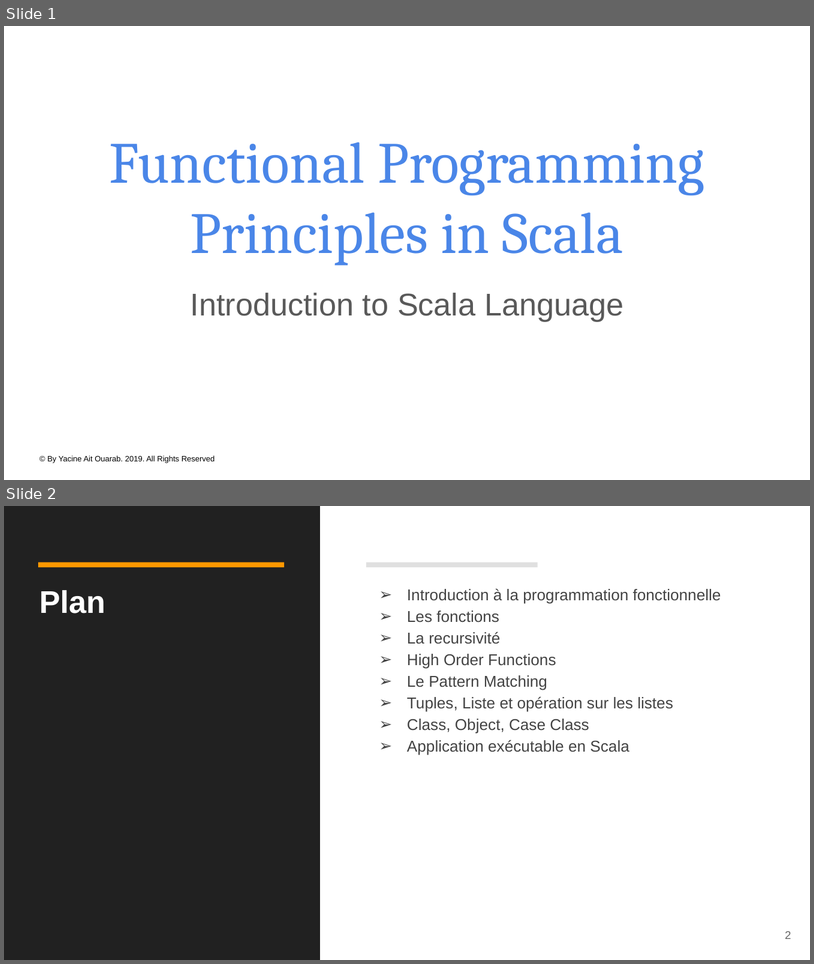
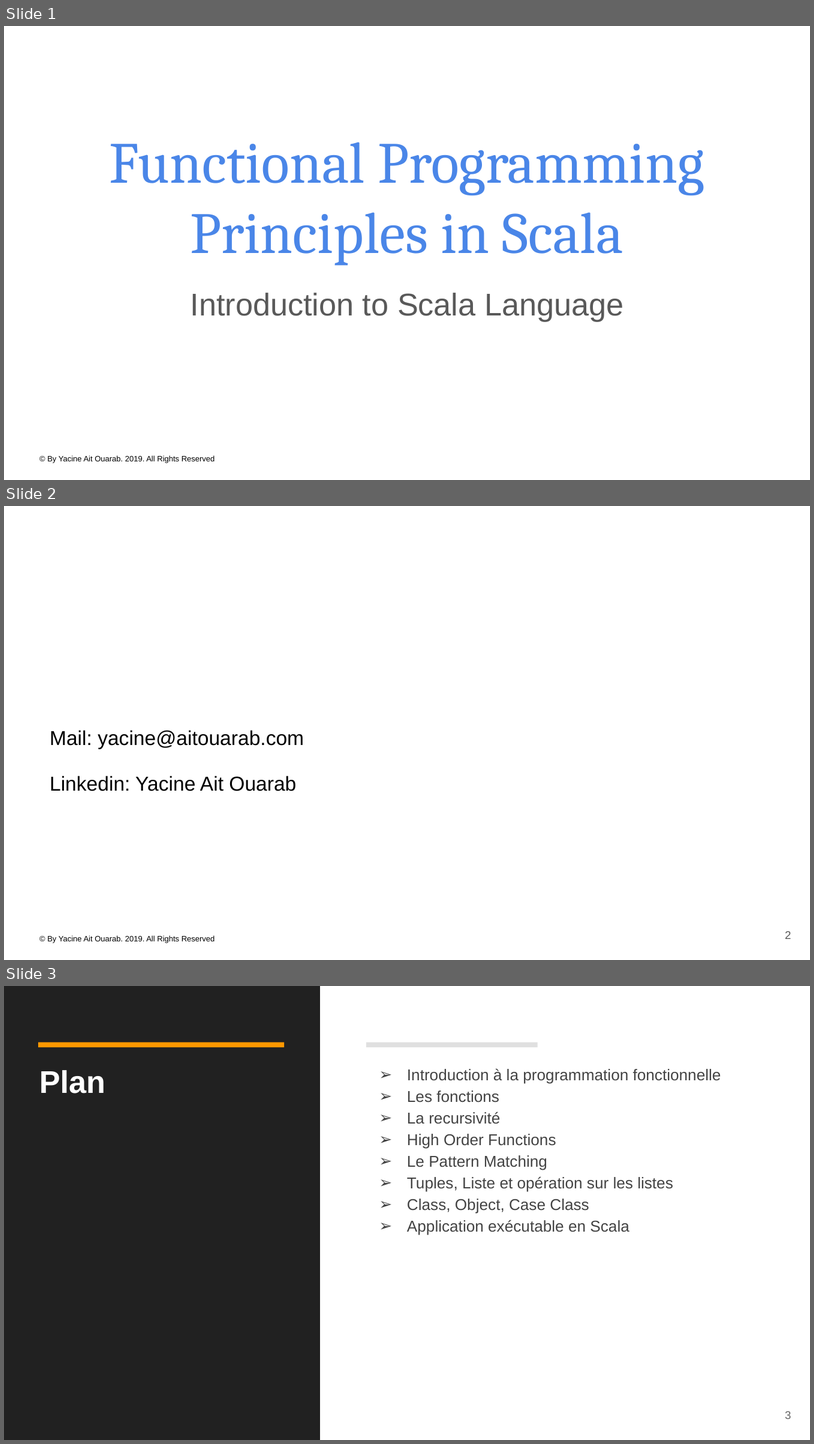
Before and after one commit to yacineab/ESGI-spark-core, a slide deck: slides/Apache Spark - Chapitre 0-2 - Functional Programming Principles in Scala.pptx. Shown one above the other, each under a label of ours: slides 1 and 2 before the commit, slides 1, 2 and 3 after it. The pictures are 814x964 and 814x1444 pixels, drawn with LibreOffice and Linux fonts; fonts in the diff are those of the drawing. Boxes give left, top, right and bottom in pixels: in the first picture for what was removed or moved away, otherwise in the second. Text is boxed around its words. In the diff, an @@ line names an element or a change of style, - is before the commit and + after.

```diff
--- a/slides/Apache Spark - Chapitre 0-2 - Functional Programming Principles in Scala.pptx
+++ b/slides/Apache Spark - Chapitre 0-2 - Functional Programming Principles in Scala.pptx
@@ slide 2 added at (x1=4, y1=506, x2=810, y2=960), background #FFFFFF; not listed: 1 template element that a slide beside it also shows @@
@@ text added at (x1=50, y1=730, x2=304, y2=791), 18 pt, text #000000 @@
+Mail: yacine@aitouarab.com
+Linkedin: Yacine Ait Ouarab
@@ page number added at (x1=785, y1=931, x2=791, y2=939), 10 pt, text #595959 @@
+2
@@ what was slide 2 is now slide 3 @@
@@ page number at (x1=785, y1=1411, x2=791, y2=1419): text changed @@
-2
+3
```
Also in this commit, not shown: 1 slide changed, 27 other files.
